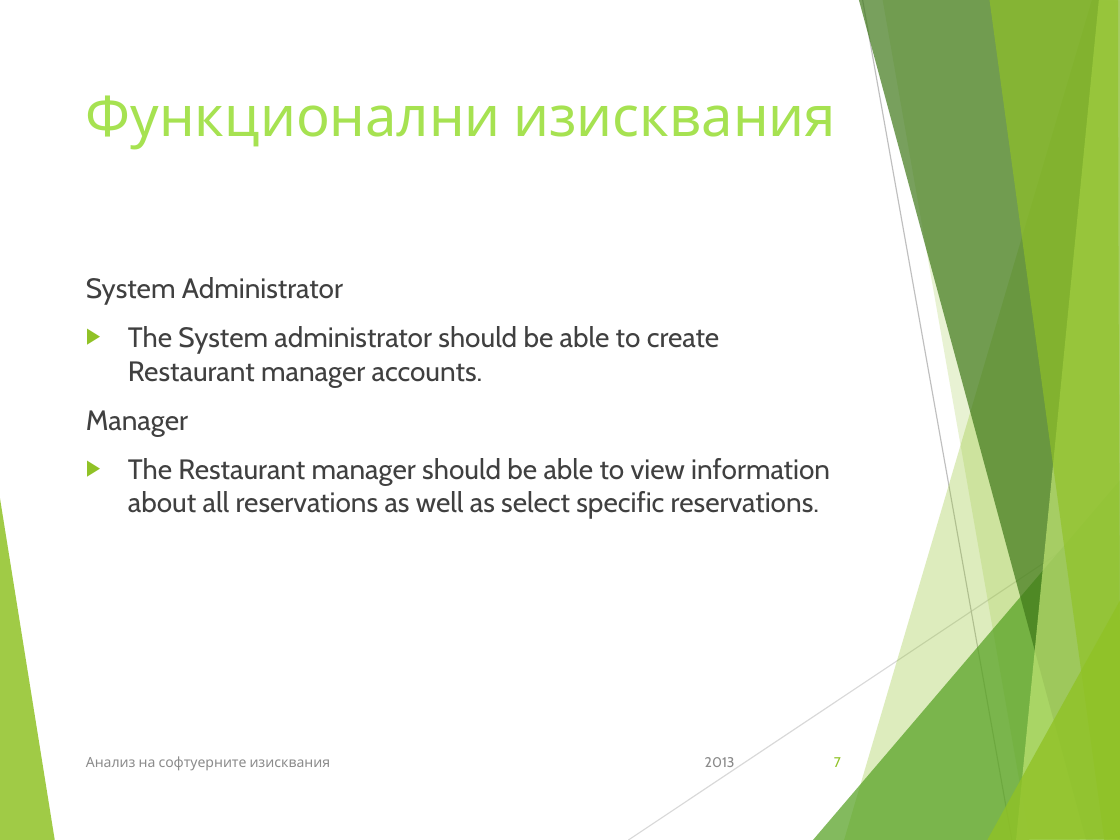
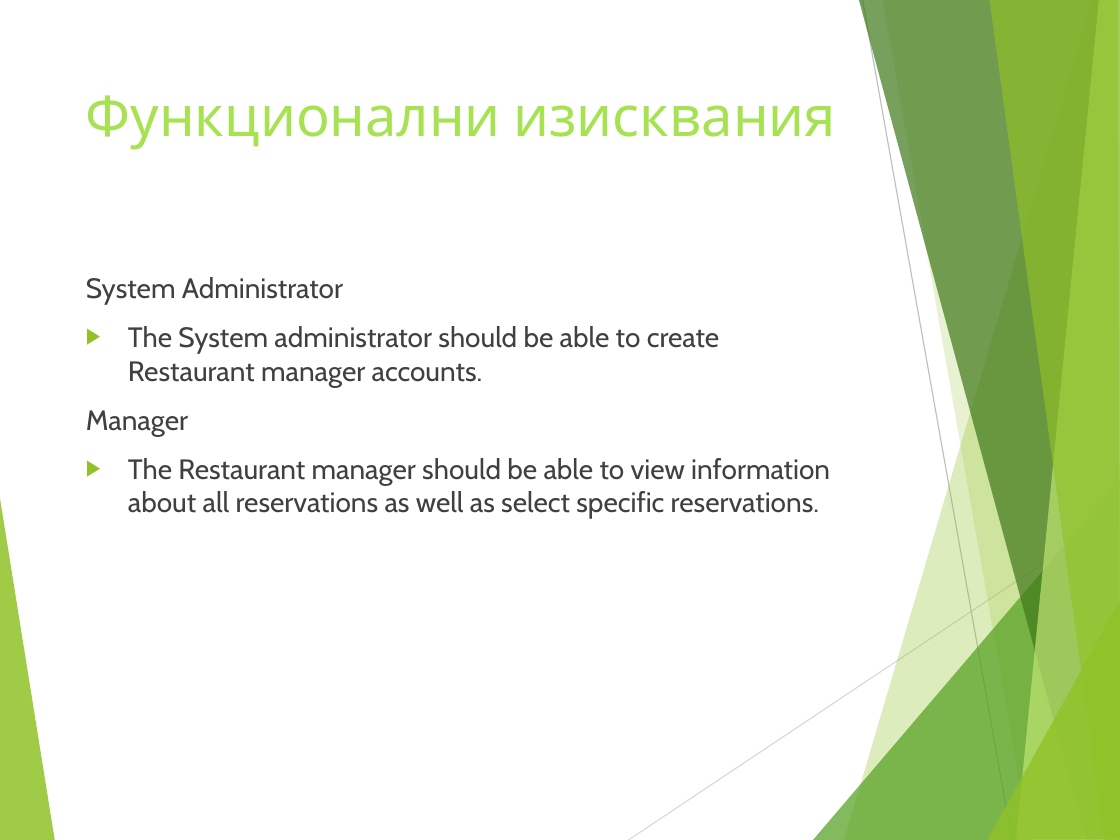
Before and after one commit to ivanchuchulski/fmi-requirements-analisys, a slide deck: slide 7 of rezervito-hw-05/Rezervito_Presentation_62121_62151_62167.pptx. Drawn at 1120x840 pixels with LibreOffice and Linux fonts; fonts in the diff are those of the drawing. Boxes give left, top, right and bottom in pixels: in the first picture for what was removed or moved away, otherwise in the second. Text is boxed around its words. In the diff, an @@ line names an element or a change of style, - is before the commit and + after.

```diff
--- a/rezervito-hw-05/Rezervito_Presentation_62121_62151_62167.pptx
+++ b/rezervito-hw-05/Rezervito_Presentation_62121_62151_62167.pptx
@@ text removed at <box>86,756,331,771</box> @@
-Анализ на софтуерните изисквания
@@ text removed at <box>705,757,735,767</box> @@
-2013
@@ page number removed at <box>834,757,841,767</box> @@
-7
```
Also in this commit, not shown: 14 other slides changed, 9 slides added, 16 other files.
